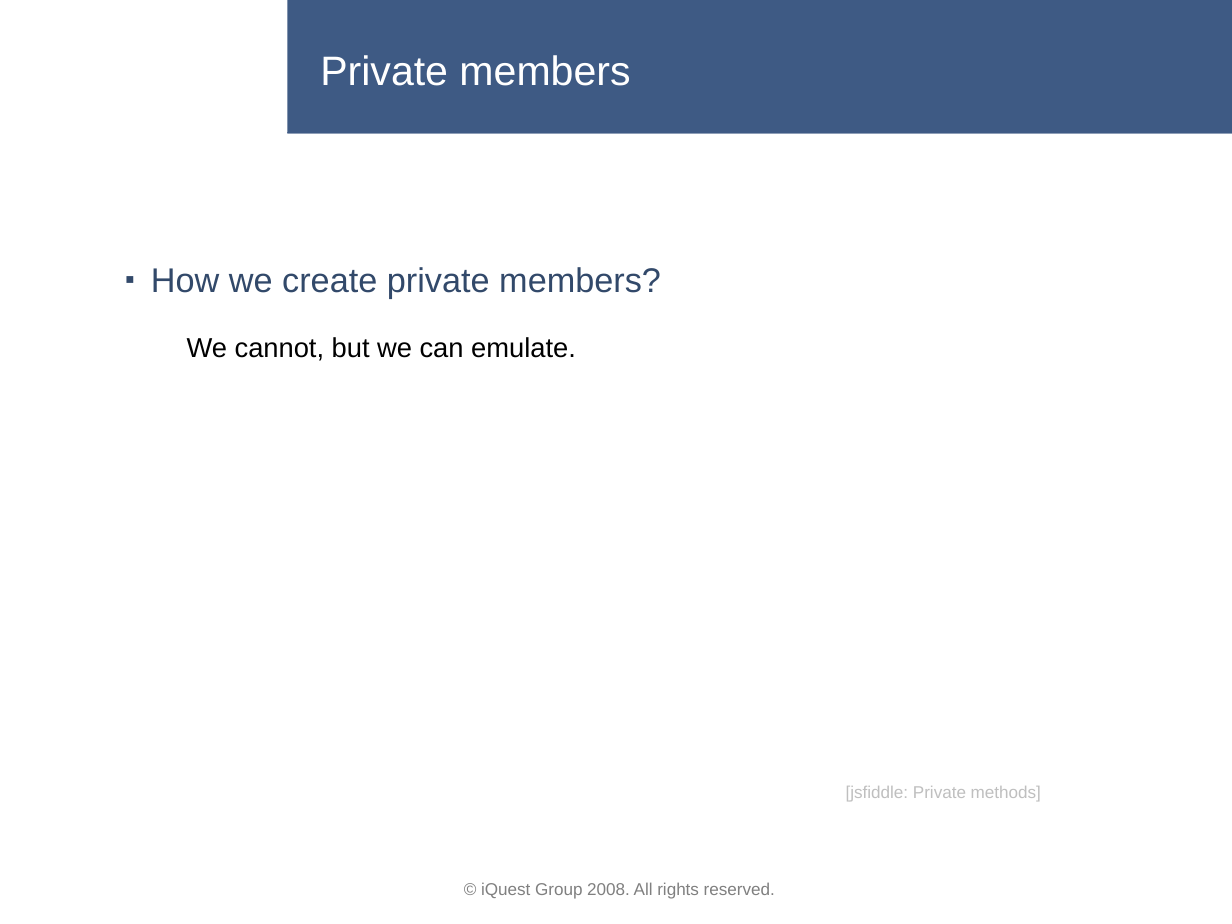
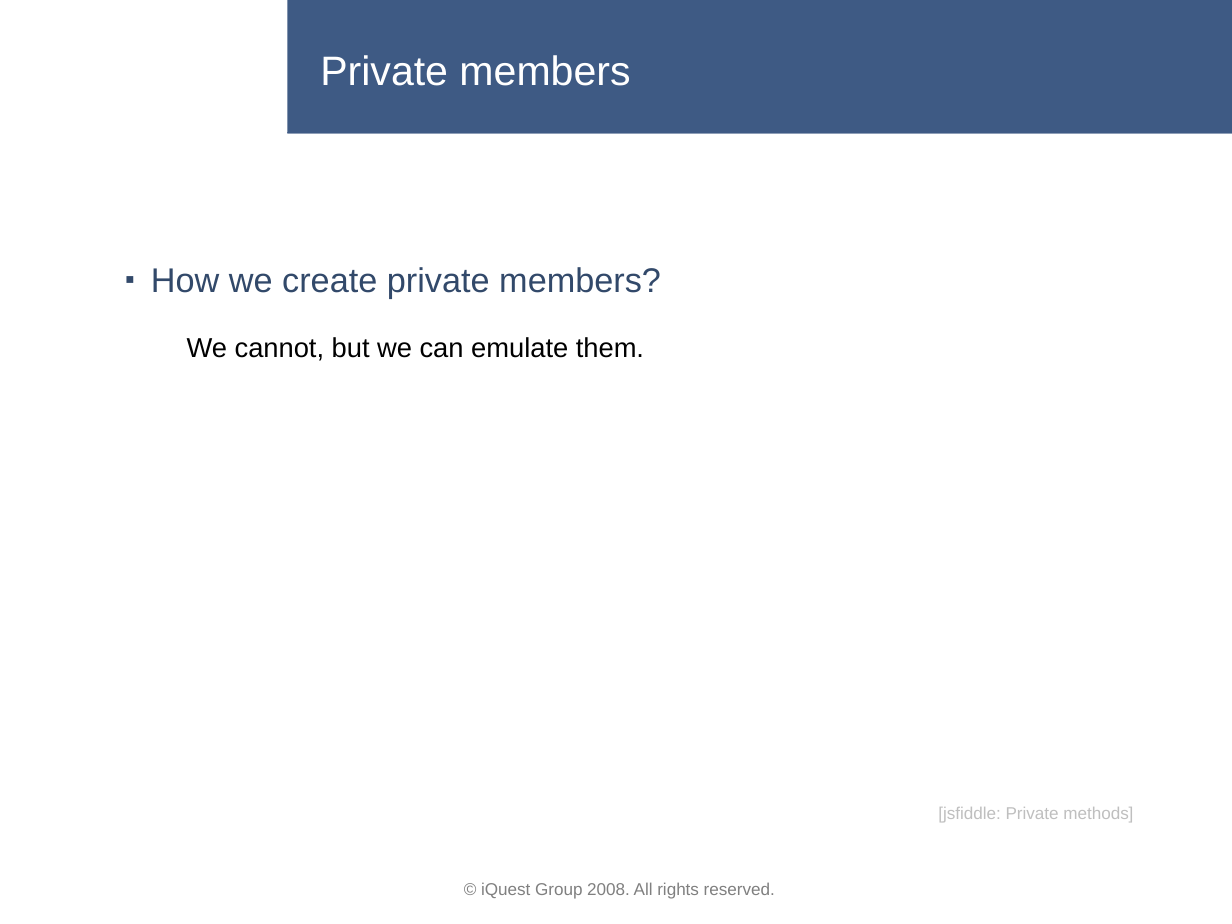
Before and after one commit to lastunicorn/BioCalcJs, a slide deck: slide 22 of doc/BioCalc Presentation.pptx (slide 19 before the commit). Drawn at 1232x924 pixels with LibreOffice and Linux fonts; fonts in the diff are those of the drawing; background and template pictures are left out. Boxes give left, top, right and bottom in pixels: in the first picture for what was removed or moved away, otherwise in the second. Text is boxed around its words. In the diff, an @@ line names an element or a change of style, - is before the commit and + after.

```diff
--- a/doc/BioCalc Presentation.pptx
+++ b/doc/BioCalc Presentation.pptx
@@ text at [187,337,644,361]: text changed @@
-We cannot, but we can emulate.
+We cannot, but we can emulate them.
@@ text "[jsfiddle: Private methods]": place and size @@
-text "[jsfiddle: Private methods]" at [846,786,1041,801]
+text "[jsfiddle: Private methods]" at [938,807,1133,822]
```
Also in this commit, not shown: 12 other slides changed, 5 slides added, 2 other files.
